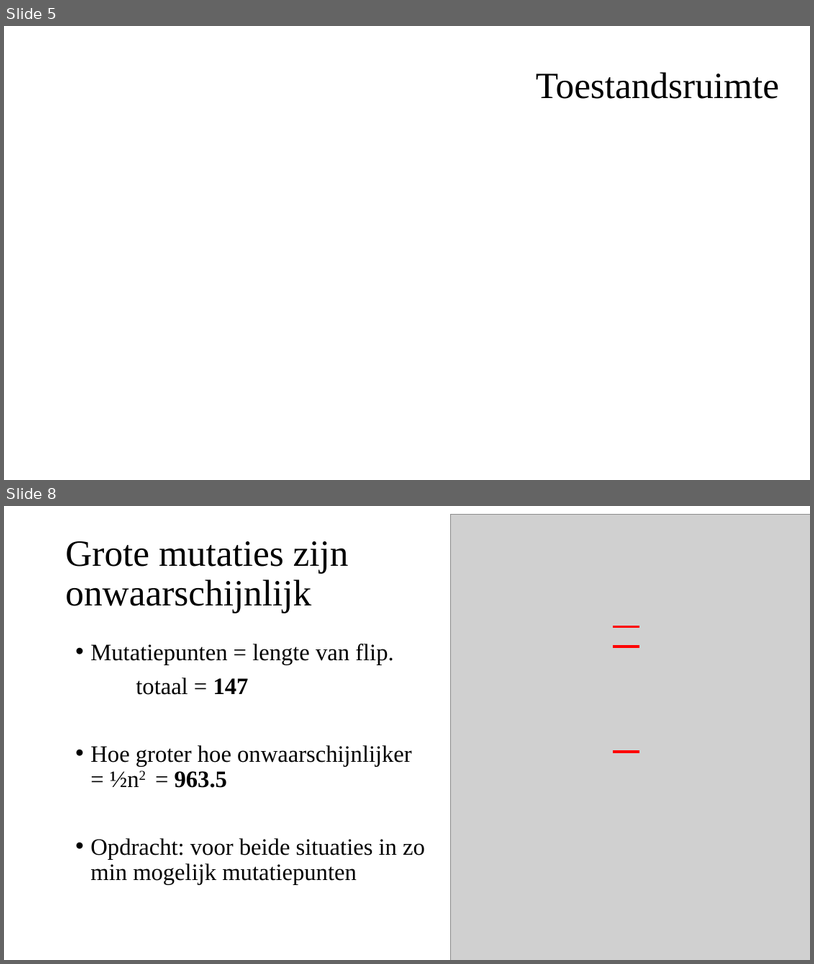
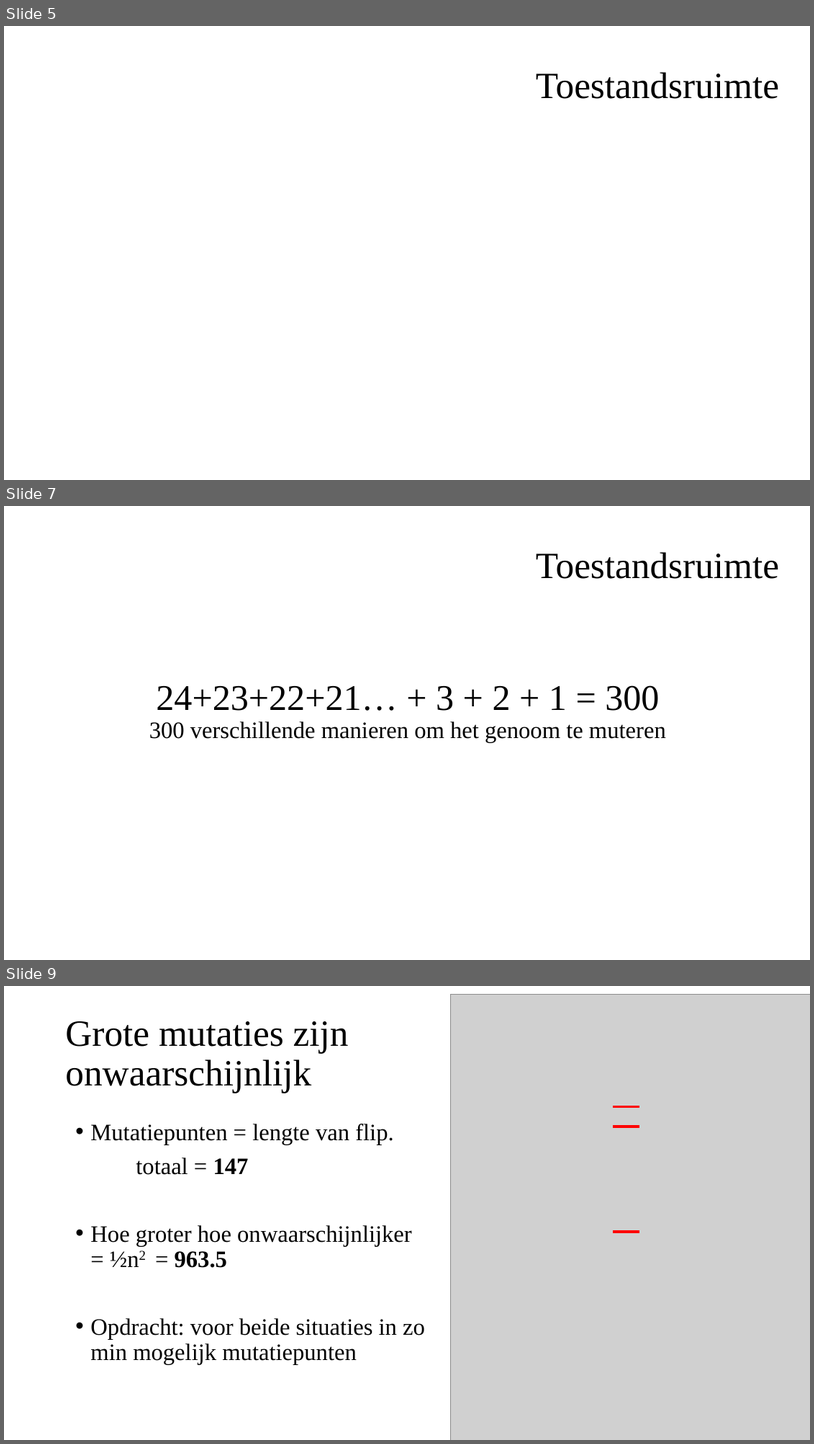
Before and after one commit to Leanderrr/fruitvliegen, a slide deck: Powerpont 1.pptx. Shown one above the other, each under a label of ours: slides 5 and 8 before the commit, slides 5, 7 and 9 after it; the slides between them are not shown. The pictures are 814x964 and 814x1444 pixels, drawn with LibreOffice and Linux fonts; fonts in the diff are those of the drawing; grey boxes stand for pictures. Boxes give left, top, right and bottom in pixels: in the first picture for what was removed or moved away, otherwise in the second. Text is boxed around its words. In the diff, an @@ line names an element or a change of style, - is before the commit and + after.

```diff
--- a/Powerpont 1.pptx
+++ b/Powerpont 1.pptx
@@ slide 7 added at <box>4,506,810,960</box>, background #FFFFFF @@
@@ title added at <box>536,552,779,579</box>, 44 pt, text #000000 @@
+Toestandsruimte
@@ text added at <box>149,685,666,743</box>, 28 pt, text #000000 @@
+24+23+22+21… + 3 + 2 + 1 = 300
+300 verschillende manieren om het genoom te muteren
@@ what was slide 8 is now slide 9 @@
```
Also in this commit, not shown: 2 slides changed, 1 other slide added, 1 slide removed, 2 other files.
